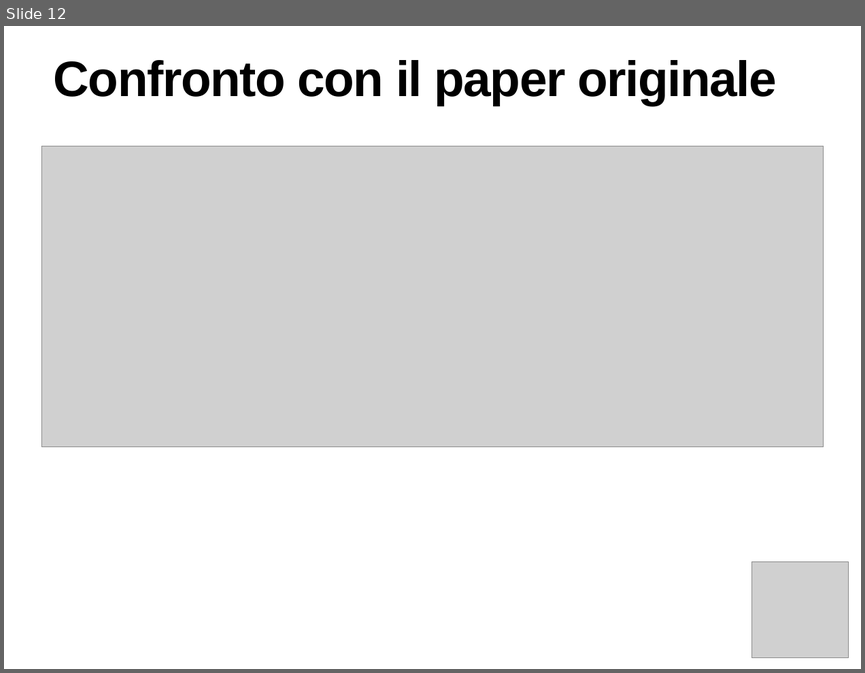
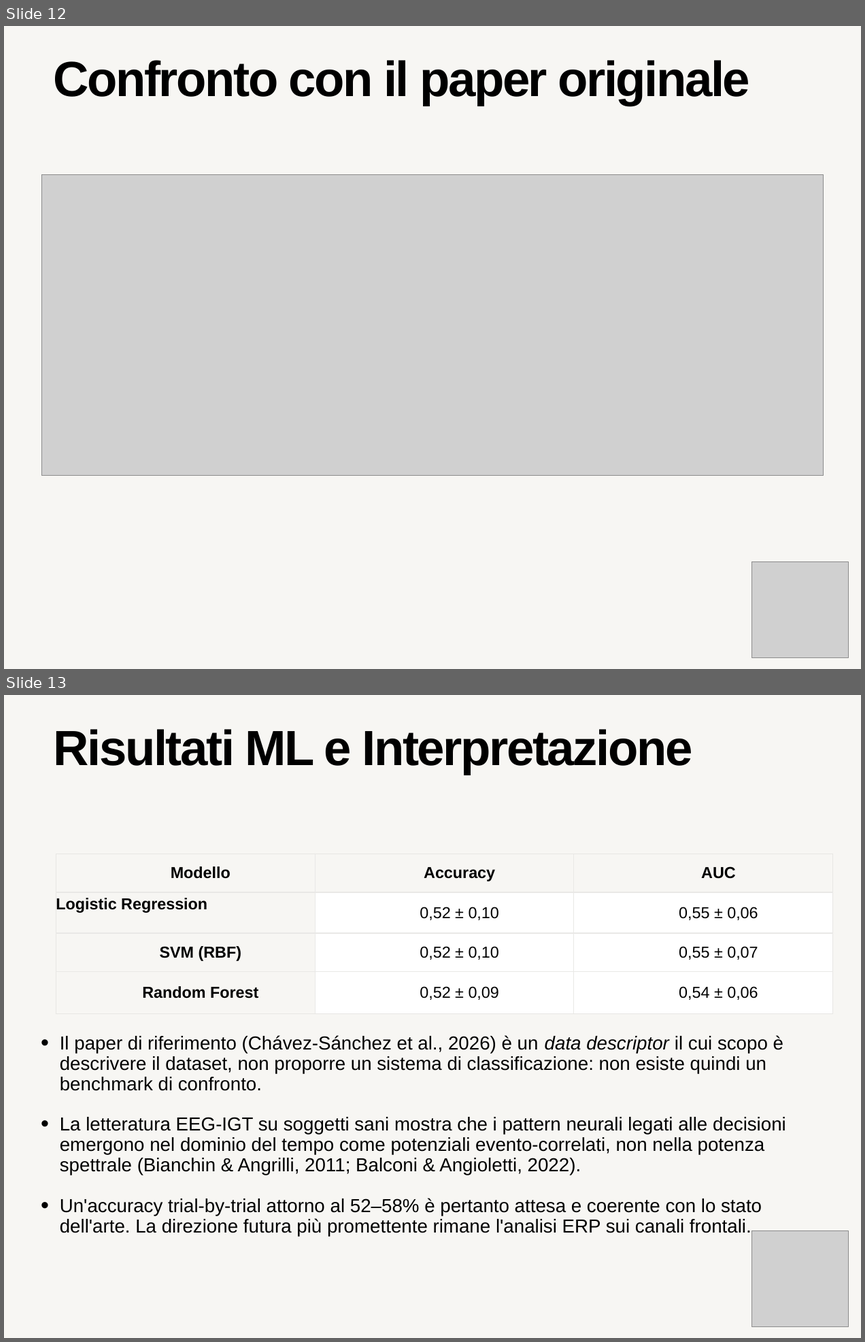
Before and after one commit to arielebabini/Modelli-Decisionali-e-Risposte-Neurali, a slide deck: Presentazione progetto interfacce.pptx. Shown one above the other, each under a label of ours: slide 12 before the commit, slides 12 and 13 after it. The pictures are 865x673 and 865x1342 pixels, drawn with LibreOffice and Linux fonts; fonts in the diff are those of the drawing; grey boxes stand for pictures. Boxes give left, top, right and bottom in pixels: in the first picture for what was removed or moved away, otherwise in the second. Text is boxed around its words. In the diff, an @@ line names an element or a change of style, - is before the commit and + after.

```diff
--- a/Presentazione progetto interfacce.pptx
+++ b/Presentazione progetto interfacce.pptx
@@ slide 13 added at (x1=4, y1=695, x2=861, y2=1338), background #F7F6F3 @@
@@ title added at (x1=54, y1=729, x2=692, y2=775), 59 pt, text #000000, bold @@
+Risultati ML e Interpretazione
@@ table added at (x1=56, y1=854, x2=833, y2=1153), 4 rows, 3 columns @@
+Modello | Accuracy | AUC
+Logistic Regression | 0,52 ± 0,10 | 0,55 ± 0,06
+SVM (RBF) | 0,52 ± 0,10 | 0,55 ± 0,07
+Random Forest | 0,52 ± 0,09 | 0,54 ± 0,06
@@ text added at (x1=60, y1=1035, x2=786, y2=1236), 22.5 pt, text #000000 @@
+• Il paper di riferimento (Chávez-Sánchez et al., 2026) è un data descriptor il cui scopo è descrivere il dataset, non proporre un sistema di classificazione: non esiste quindi un benchmark di confronto.
+• La letteratura EEG-IGT su soggetti sani mostra che i pattern neurali legati alle decisioni emergono nel dominio del tempo come potenziali evento-correlati, non nella potenza spettrale (Bianchin & Angrilli, 2011; Balconi & Angioletti, 2022).
+• Un'accuracy trial-by-trial attorno al 52–58% è pertanto attesa e coerente con lo stato dell'arte. La direzione futura più promettente rimane l'analisi ERP sui canali frontali.
@@ picture added at (x1=752, y1=1230, x2=848, y2=1326) @@
@@ slide 12 changed as well @@
@@ background #FFFFFF to #F7F6F3 @@
@@ title "Confronto con il paper originale" at (x1=54, y1=60, x2=750, y2=106): size 59.4 to 59 pt, letter spacing -1.2 to -2 pt @@
@@ picture moved from (x1=42, y1=146, x2=823, y2=446) to (x1=42, y1=174, x2=823, y2=475) @@
```
Also in this commit, not shown: 14 other slides changed, 4 other files.
